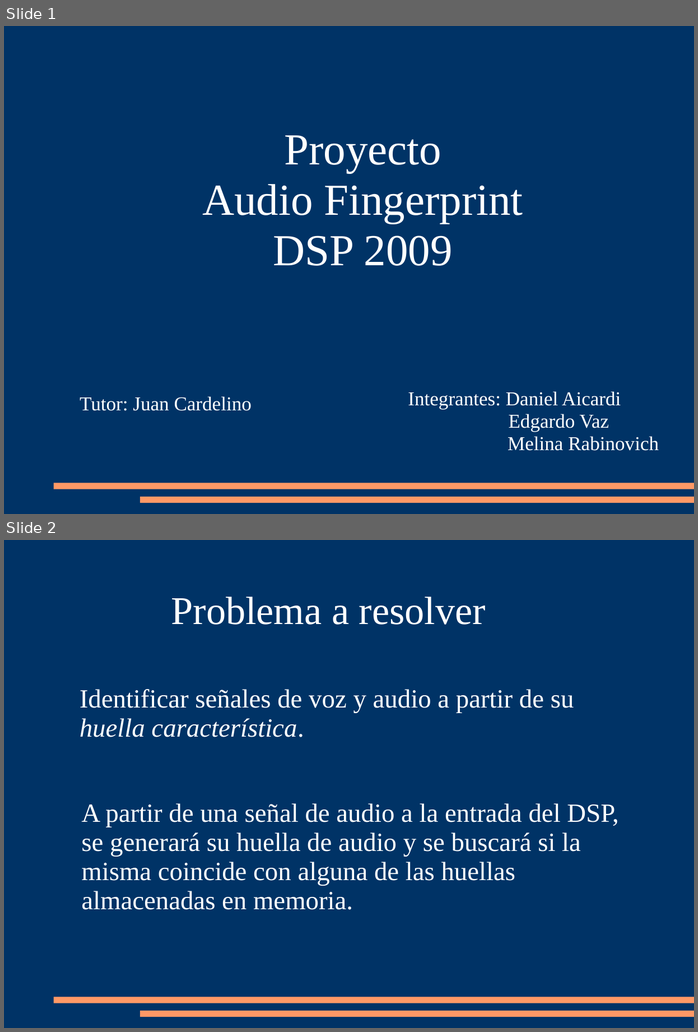
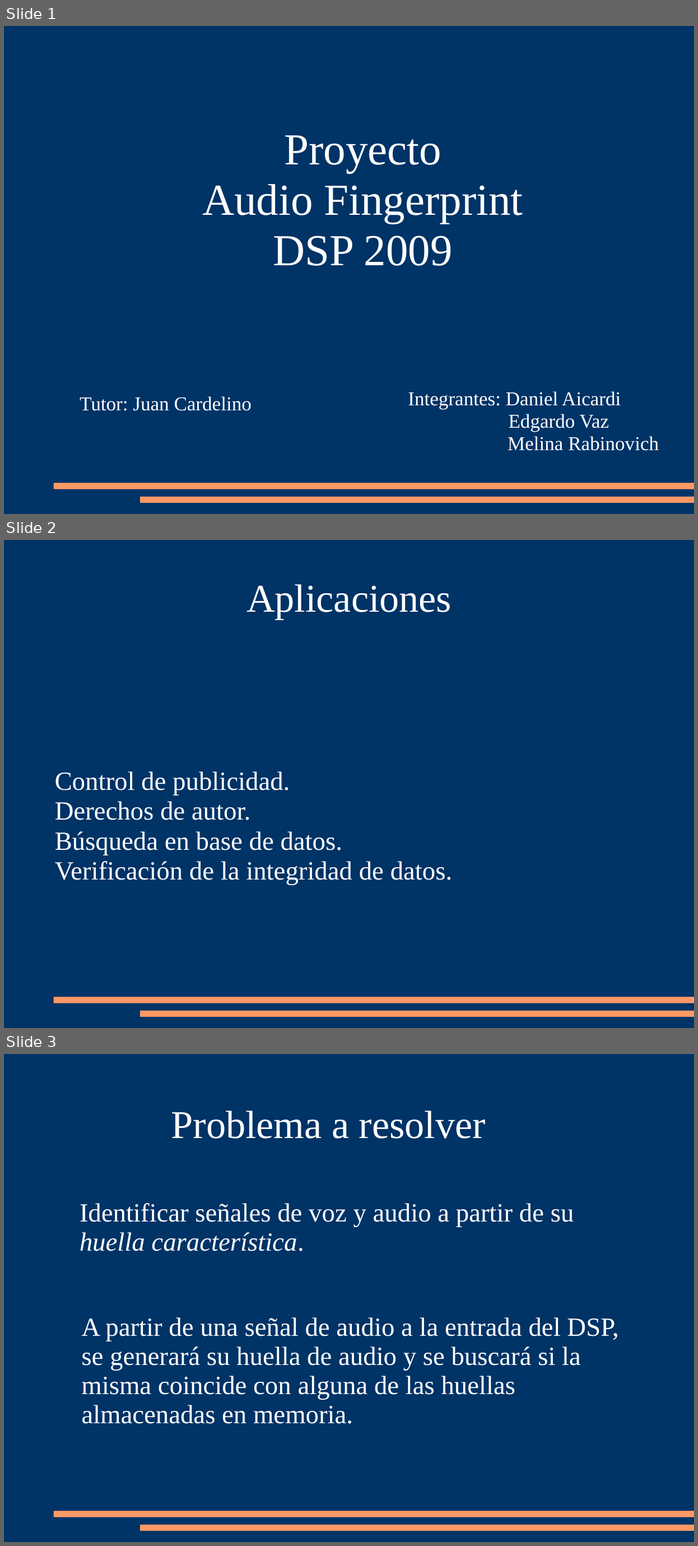
Before and after one commit to mrabinovichm/audio-fingerprint, a slide deck: Presentacion.ppt. Shown one above the other, each under a label of ours: slides 1 and 2 before the commit, slides 1, 2 and 3 after it. The pictures are 698x1032 and 698x1546 pixels, drawn with LibreOffice and Linux fonts; fonts in the diff are those of the drawing. Boxes give left, top, right and bottom in pixels: in the first picture for what was removed or moved away, otherwise in the second. Text is boxed around its words. In the diff, an @@ line names an element or a change of style, - is before the commit and + after.

Commit message:
Se agrega la función YIN que calcula la frecuencia fundamental en cada tramo. Esta función no funciona correctamente. Se actualiza la presentación.

```diff
--- a/Presentacion.ppt
+++ b/Presentacion.ppt
@@ slide 2 added at box(4, 540, 694, 1028), background #003366; not listed: 2 template elements that a slide beside it also shows @@
@@ title added at box(246, 584, 451, 620), 48 pt, text #FFFFFF @@
+Aplicaciones
@@ subtitle added at box(55, 771, 453, 885), 32 pt, text #FFFFFF @@
+Control de publicidad.
+Derechos de autor.
+Búsqueda en base de datos.
+Verificación de la integridad de datos.
@@ what was slide 2 is now slide 3 @@
```
Also in this commit, not shown: 2 other files.
